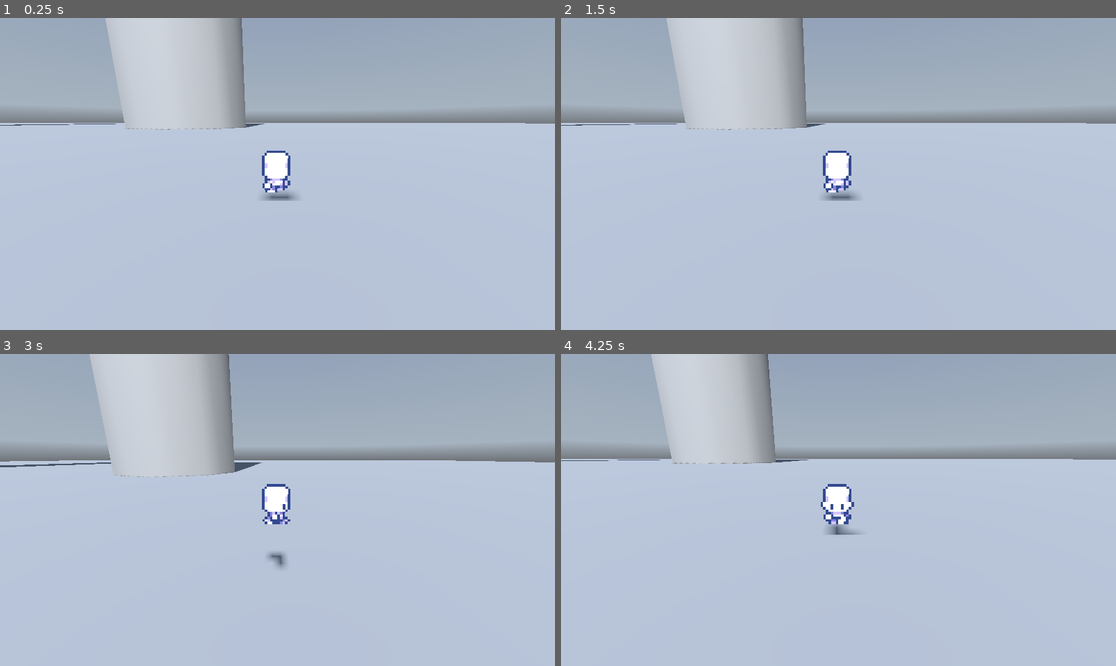
Above: before the commit, frames 1-4 (two rows, left to right).
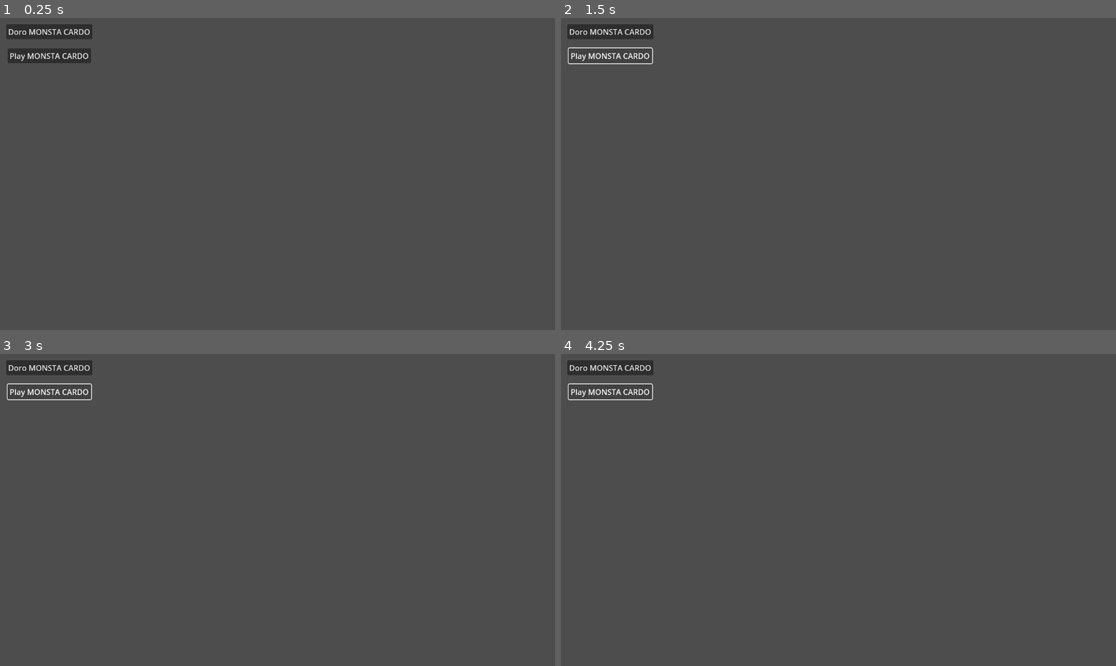
Above: after the commit, the same moments.

Repository: TiuPhersu/Card-RPG
Game: Godot game, scene res://Scene/Hand.tscn
Same seed, same stepped clock (60 frames per second), same inputs: the game is played once before the commit and once after it. Before the commit the project starts from res://Scene/world.tscn. A sky picture missing from this copy of the repository is replaced by a grey-blue gradient.
Inputs (mouse positions are in pixels of both pictures, inside the frame that each line leads up to):
- Up to frame 1 (0.25 s): no input
- Up to frame 2 (1.5 s): click (610, 30) at 0.5 s, where only the run after the commit has a clickable "Doro MONSTA CARDO"; click (610, 55) at 1.25 s, where only the run after the commit has a clickable "Play MONSTA CARDO"
- Up to frame 3 (3 s): click (49, 391) at 2 s, where only the run after the commit has a clickable "Play MONSTA CARDO"; tap Enter (ui_accept) at 2.75, 2.85 s; hold Right (ui_right) from 2.78 s (still down)
- Up to frame 4 (4.25 s): tap Enter (ui_accept) at 3.02, 3.32, 3.6, 3.77, 4.07 s; release Right (ui_right) at 3.53 s; hold Down (ui_down) from 3.53 s (still down)

The runs differ from the first frame. In frame 1, 100% of the frame differs, in the area x 0-100%, y 0-100%; in frame 2, 100%; in frame 3, 100%; in frame 4, 100%.
Error after the commit: Parse Error: Could not preload resource file "res://Scene/Card.tscn". (res://Script/Hand.gd:3)

Commit message:
init card play

Diff:
--- /dev/null
+++ b/Scene/Card.tscn
@@ -0,0 +1,22 @@
+[gd_scene load_steps=6 format=3 uid="uid://dj6cypeke2uk8"]
+
+[ext_resource type="Texture2D" uid="uid://7pnqnjla1m58" path="res://addons/kenney_prototype_textures/green/texture_01.png" id="1_oy1lk"]
+[ext_resource type="ArrayMesh" uid="uid://byr1d802t06f7" path="res://Models/card.obj" id="2_5basv"]
+[ext_resource type="Texture2D" uid="uid://cc0586msfutqu" path="res://addons/kenney_prototype_textures/dark/texture_04.png" id="3_53y54"]
+
+[sub_resource type="StandardMaterial3D" id="StandardMaterial3D_lgq80"]
+albedo_texture = ExtResource("1_oy1lk")
+
+[sub_resource type="StandardMaterial3D" id="StandardMaterial3D_smej3"]
+albedo_texture = ExtResource("3_53y54")
+
+[node name="CardNode" type="Node3D"]
+
+[node name="Card" type="MeshInstance3D" parent="."]
+transform = Transform3D(-4.37114e-08, 0, 1, 0, 1, 0, -1, 0, -4.37114e-08, 0, 0, 0)
+material_override = SubResource("StandardMaterial3D_lgq80")
+mesh = ExtResource("2_5basv")
+
+[node name="CSGBox3D" type="CSGBox3D" parent="Card"]
+transform = Transform3D(2.92098, 0, 0, 0, 0.345217, 0, 0, 0, 3.801, 1.32233, 0.020647, 0.046176)
+material_override = SubResource("StandardMaterial3D_smej3")
--- a/Scene/Character.tscn
+++ b/Scene/Character.tscn
@@ -1,6 +1,6 @@
 [gd_scene load_steps=24 format=3 uid="uid://b50dw2h4k4y83"]
 
-[ext_resource type="Script" path="res://Character.gd" id="1_btqg7"]
+[ext_resource type="Script" path="res://Script/Character.gd" id="1_npv64"]
 [ext_resource type="Texture2D" uid="uid://di0d54sfo447r" path="res://Sprites/Small-8-Direction-Characters_by_AxulArt.png" id="2_lupou"]
 
 [sub_resource type="SphereShape3D" id="SphereShape3D_hicak"]
@@ -205,7 +205,7 @@
 }
 
 [node name="CharacterBody3D" type="CharacterBody3D"]
-script = ExtResource("1_btqg7")
+script = ExtResource("1_npv64")
 
 [node name="Sprite3D" type="Sprite3D" parent="."]
 billboard = 2
@@ -215,7 +215,7 @@
 texture = ExtResource("2_lupou")
 hframes = 8
 vframes = 12
-frame = 26
+frame = 31
 
 [node name="CollisionShape3D" type="CollisionShape3D" parent="."]
 transform = Transform3D(0.2, 0, 0, 0, 0.2, 0, 0, 0, 0.2, 0, 0.00137458, 0)
--- /dev/null
+++ b/Scene/Hand.tscn
@@ -0,0 +1,50 @@
+[gd_scene load_steps=6 format=3 uid="uid://y6vc76xmsoms"]
+
+[ext_resource type="Script" path="res://Script/HandNode.gd" id="1_3c2us"]
+[ext_resource type="Script" path="res://Script/Hand.gd" id="1_w7had"]
+
+[sub_resource type="Curve" id="Curve_e735s"]
+min_value = -1.0
+_data = [Vector2(0, -1), 0.0, 2.0, 0, 1, Vector2(1, 1), 2.0, 0.0, 1, 0]
+point_count = 2
+
+[sub_resource type="Curve" id="Curve_c4t6g"]
+min_value = -1.0
+max_value = 0.0
+_data = [Vector2(0, 0), 0.0, -3.00493, 0, 0, Vector2(0.501149, -1), 0.0, 0.0, 0, 0, Vector2(1, 0), 2.86184, 0.0, 0, 0]
+point_count = 3
+
+[sub_resource type="Curve" id="Curve_3x73i"]
+min_value = -1.0
+_data = [Vector2(0, 1), 0.0, -2.0, 0, 1, Vector2(1, -1), -2.0, 0.0, 1, 0]
+point_count = 2
+
+[node name="HandNode" type="Node3D"]
+script = ExtResource("1_3c2us")
+
+[node name="Hand" type="Node3D" parent="."]
+script = ExtResource("1_w7had")
+Hand_Width = 10
+Spread_Curve = SubResource("Curve_e735s")
+Height_Curve = SubResource("Curve_c4t6g")
+Rotation_Curve = SubResource("Curve_3x73i")
+
+[node name="Camera3D" type="Camera3D" parent="."]
+transform = Transform3D(1, 0, 0, 0, -4.37114e-08, 1, 0, -1, -4.37114e-08, 0, 15.453, 0)
+
+[node name="DirectionalLight3D" type="DirectionalLight3D" parent="."]
+transform = Transform3D(1, 0, 0, 0, 1, 0, 0, 0, 1, 10.0546, 10.1933, -0.0641251)
+
+[node name="DrawButton" type="Button" parent="."]
+offset_left = 13.0
+offset_top = 13.0
+offset_right = 54.0
+offset_bottom = 44.0
+text = "Doro MONSTA CARDO"
+
+[node name="PlayButton" type="Button" parent="."]
+offset_left = 16.0
+offset_top = 63.0
+offset_right = 57.0
+offset_bottom = 94.0
+text = "Play MONSTA CARDO"
--- a/Scene/world.tscn
+++ b/Scene/world.tscn
@@ -1,7 +1,13 @@
-[gd_scene load_steps=6 format=3 uid="uid://ba2f2ghbuf1mx"]
+[gd_scene load_steps=9 format=3 uid="uid://ba2f2ghbuf1mx"]
 
 [ext_resource type="PackedScene" uid="uid://b50dw2h4k4y83" path="res://Scene/Character.tscn" id="1_vlxg3"]
 [ext_resource type="Texture2D" uid="uid://dfaduem1ou8el" path="res://Sprites/Epic_BlueSunset_EquiRect_flat.png" id="2_nbtpi"]
+[ext_resource type="Texture2D" uid="uid://cfk4iohwcbs1c" path="res://addons/kenney_prototype_textures/orange/texture_01.png" id="3_458vr"]
+
+[sub_resource type="StandardMaterial3D" id="StandardMaterial3D_e7v63"]
+albedo_texture = ExtResource("3_458vr")
+
+[sub_resource type="ORMMaterial3D" id="ORMMaterial3D_sc4bs"]
 
 [sub_resource type="PanoramaSkyMaterial" id="PanoramaSkyMaterial_eh1p1"]
 panorama = ExtResource("2_nbtpi")
@@ -14,10 +20,13 @@
 sky = SubResource("Sky_1omo7")
 
 [node name="World" type="Node3D"]
+transform = Transform3D(1, 0, 0, 0, 1, 0, 0, 0, 1, -2.79694, -0.593376, -1.84268)
 
 [node name="CSGBox3D" type="CSGBox3D" parent="."]
+material_override = SubResource("StandardMaterial3D_e7v63")
 use_collision = true
 size = Vector3(100, 1, 100)
+material = SubResource("ORMMaterial3D_sc4bs")
 
 [node name="Tower" type="CSGCylinder3D" parent="CSGBox3D"]
 radius = 2.856
@@ -34,7 +43,7 @@
 height = 30.919
 
 [node name="CharacterBody3D" parent="." instance=ExtResource("1_vlxg3")]
-transform = Transform3D(1, 0, 0, 0, 1, 0, 0, 0, 1, 4.52255, 0.753434, 10.2011)
+transform = Transform3D(1, 0, 0, 0, 1, 0, 0, 0, 1, 4.52255, 0.673496, 10.2011)
 
 [node name="WorldEnvironment" type="WorldEnvironment" parent="."]
 environment = SubResource("Environment_c8rxx")
--- /dev/null
+++ b/Script/ControlsRemap.gd
@@ -0,0 +1,158 @@
+extends Resource
+class_name ControlsRemap
+
+## A resource for modifying, saving and loading project's InputMap.
+
+## List of actions you want to handle.
+const ACTION_LIST = ["ui_up", "ui_down", "ui_left", "ui_right", "ui_accept", "ui_cancel"]
+
+## Prefix for this remap resource (useful for multiple control schemes in multiplayer games etc).
+@export var prefix: String:
+	set(p_prefix):
+		prefix = p_prefix
+		_load_defaults()
+
+@export var _keyboard_remap: Dictionary
+@export var _joypad_remap: Dictionary
+
+var _default_keyboard: Dictionary
+var _default_joypad: Dictionary
+
+var _stashed_keyboard: Dictionary
+var _stashed_joypad: Dictionary
+
+func _init(p_prefix := "") -> void:
+	prefix = p_prefix
+	_load_defaults()
+
+## Creates a remap by fetching the actions from ActionMap. Only non-default actions are stored.
+func create_remap():
+	_keyboard_remap.clear()
+	_joypad_remap.clear()
+	var keyboard_actions: Dictionary
+	var joypad_actions: Dictionary
+
+	for action in ACTION_LIST:
+		_map_input(keyboard_actions, action, get_action_key(action))
+		_map_input(joypad_actions, action, get_action_button(action))
+
+	for action in ACTION_LIST:
+		if action in keyboard_actions and action in _default_keyboard:
+			if keyboard_actions[action] != _default_keyboard[action]:
+				_keyboard_remap[action] = keyboard_actions[action]
+
+		if action in joypad_actions and action in _default_joypad:
+			if joypad_actions[action] != _default_joypad[action]:
+				_joypad_remap[action] = joypad_actions[action]
+
+## Applies the inputs from this ControlsRemap to the projects InputMap.
+func apply_remap():
+	restore_default_controls()
+	for action in ACTION_LIST:
+		_demap_input(_keyboard_remap, action, get_action_key(action))
+		_demap_input(_joypad_remap, action, get_action_button(action))
+
+## Restores all actions to the defaults defined in project's settings.
+func restore_default_controls():
+	for action in ACTION_LIST:
+		restore_action_default(action)
+
+## Restores a single action to its default state.
+func restore_action_default(action: String):
+	_demap_input(_default_keyboard, action, get_action_key(action))
+	_demap_input(_default_joypad, action, get_action_button(action))
+
+## Creates an internal clone of the remap resource.
+func clone_remap():
+	_stashed_keyboard = _keyboard_remap.duplicate()
+	_stashed_joypad = _joypad_remap.duplicate()
+
+## Restores remap from the internal clone.
+func restore_cloned_remap():
+	_keyboard_remap = _stashed_keyboard.duplicate()
+	_joypad_remap = _stashed_joypad.duplicate()
+
+## Replaces the first InputEventKey in an action with the given one.
+func set_action_key(action: String, key: InputEventKey) -> bool:
+	for event in InputMap.action_get_events(prefix + action):
+		if event is InputEventKey:
+			event.keycode = key.keycode
+			return true
+	return false
+
+## Returns the first InputEventKey assigned to the action.
+func get_action_key(action: String) -> InputEventKey:
+	for event in InputMap.action_get_events(prefix + action):
+		if event is InputEventKey:
+			return event
+	return null
+
+## Replaces the first InputEventJoypadButton in an action with the given one.
+func set_action_button(action: String, button: InputEventJoypadButton) -> bool:
+	for event in InputMap.action_get_events(prefix + action):
+		if event is InputEventJoypadButton:
+			event.button_index = button.button_index
+			return true
+	return false
+
+## Returns the first InputEventJoypadButton assigned to the action.
+func get_action_button(action: String) -> InputEventJoypadButton:
+	for event in InputMap.action_get_events(prefix + action):
+		if event is InputEventJoypadButton:
+			return event
+	return null
+
+## Returns an array of action names that have assigned conflicting input events.
+func find_duplicates() -> Array[String]:
+	var dupes: Array[String]
+
+	for action in ACTION_LIST:
+		var key1 := get_action_key(action)
+		if key1:
+			for action2 in ACTION_LIST:
+				if action == action2:
+					continue
+
+				var key2 := get_action_key(action2)
+				if key2:
+					if key1.scancode == key2.scancode:
+						dupes.append(action)
+						break
+
+	for action in ACTION_LIST:
+		if action in dupes:
+			continue
+
+		var button1 := get_action_button(action)
+		if button1:
+			for action2 in ACTION_LIST:
+				if action == action2:
+					continue
+
+				var button2 := get_action_button(action2)
+				if button2:
+					if button1.button_index == button2.button_index:
+						dupes.append(action)
+						break
+
+	return dupes
+
+func _load_defaults():
+	for action in ACTION_LIST:
+		_map_input(_default_keyboard, action, get_action_key(action))
+		_map_input(_default_joypad, action, get_action_button(action))
+
+func _map_input(map: Dictionary, action: String, input):
+	if input is InputEventKey:
+		map[action] = input.keycode
+	elif input is InputEventJoypadButton:
+		map[action] = input.button_index
+
+func _demap_input(map: Dictionary, action: String, input):
+	if not action in map:
+		return
+
+	if input is InputEventKey:
+		input.scancode = map[action]
+	elif input is InputEventJoypadButton:
+		input.button_index = map[action]
--- /dev/null
+++ b/Script/DrawButton.gd
@@ -0,0 +1,11 @@
+extends Button
+
+
+# Called when the node enters the scene tree for the first time.
+func _ready():
+	pass # Replace with function body.
+
+
+# Called every frame. 'delta' is the elapsed time since the previous frame.
+func _process(delta):
+	pass
--- /dev/null
+++ b/Script/Hand.gd
@@ -0,0 +1,40 @@
+extends Node3D
+
+const CARD = preload("res://Scene/Card.tscn")
+
+@export var Hand_Width: int
+@export var Spread_Curve: Curve
+@export var Height_Curve: Curve
+@export var Rotation_Curve: Curve
+
+func draw_hand(cardCount) -> void:
+	for _x in cardCount:
+		var card = CARD.instantiate()
+		add_child(card)
+
+func draw_card(cardCount) -> void:
+	for _x in cardCount:
+		var card = CARD.instantiate()
+		add_child(card)
+
+func play_card(cardCount) -> void:
+	var hand = self
+	for _x in cardCount:
+		hand.remove_child(hand.get_child(_x))
+
+func spread_cards() -> void:
+	var hand = self
+
+	for card in hand.get_children():
+		var hand_ratio = 0.5
+
+		if hand.get_child_count() > 1:
+			hand_ratio = float(card.get_index()) / float(hand.get_child_count() - 1)
+
+		var spread = Spread_Curve.sample(hand_ratio) * Hand_Width
+		var z_overlap = card.get_index() * .2
+		var height = Height_Curve.sample(hand_ratio)
+		var card_position = Vector3(spread, z_overlap,height)
+		var rotation = Rotation_Curve.sample(hand_ratio) * 0.2
+		card.set_position(card_position)
+		card.set_rotation(Vector3(0, rotation, 0))
--- /dev/null
+++ b/Script/HandNode.gd
@@ -0,0 +1,21 @@
+extends Node3D
+
+@onready var Draw_Button = get_node("DrawButton");
+@onready var Play_Button = get_node("PlayButton");
+@onready var Hand = get_node("Hand");
+
+@export var Card_Count: int
+
+# Called when the node enters the scene tree for the first time.
+func _ready():
+	Hand.draw_hand(Card_Count)
+	Draw_Button.connect("pressed", self.drawCard)
+	Play_Button.connect("pressed", self.playCard)
+
+func drawCard():
+	Hand.draw_card(1)
+	Hand.spread_cards()
+
+func playCard():
+	Hand.play_card(1)
+	Hand.spread_cards()
--- a/project.godot
+++ b/project.godot
@@ -11,6 +11,10 @@
 [application]
 
 config/name="Monster Card"
-run/main_scene="res://Scene/world.tscn"
+run/main_scene="res://Scene/Hand.tscn"
 config/features=PackedStringArray("4.1", "Forward Plus")
 config/icon="res://icon.svg"
+
+[dotnet]
+
+project/assembly_name="Monster Card"
Not shown, added: Design/Card RPG Prototype.jpg.import
Not shown, added: Models/card.obj
Not shown, added: Models/card.obj.import
Renamed: Character.gd -> Script/Character.gd
Not shown, changed: .gitignore
